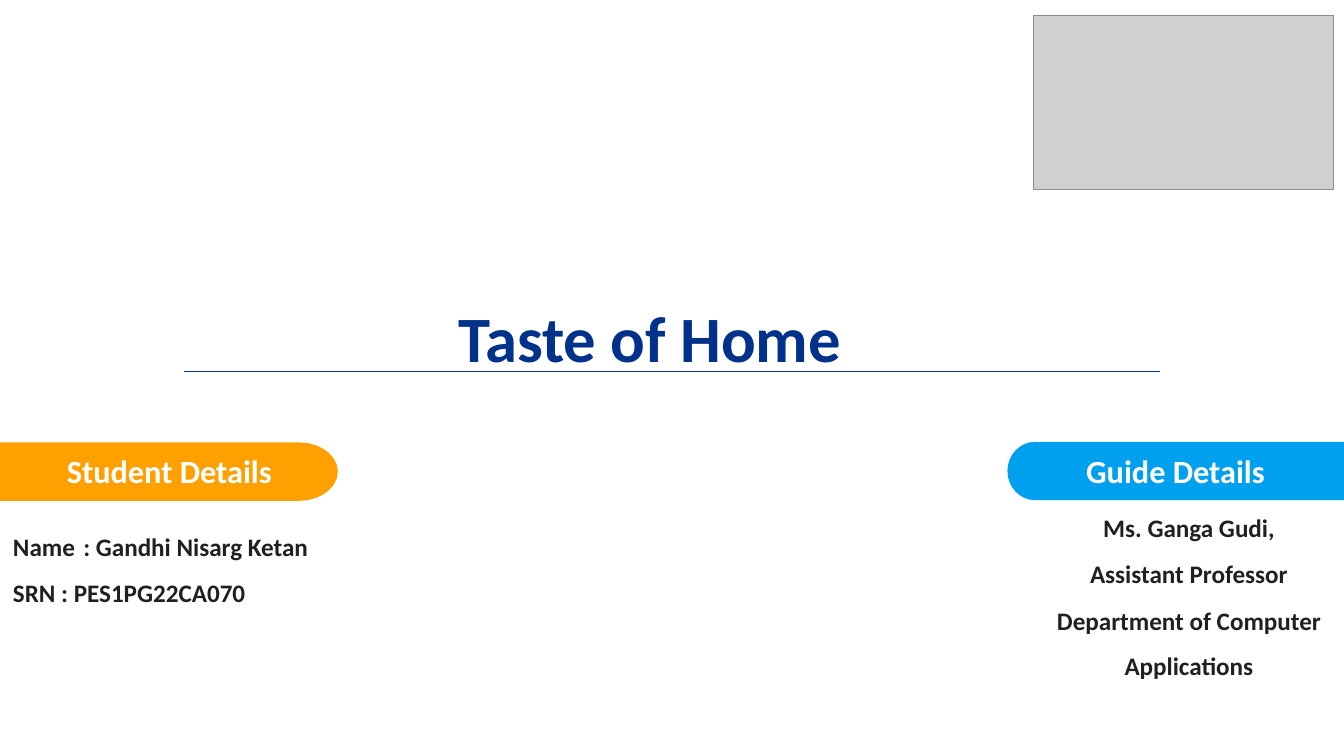
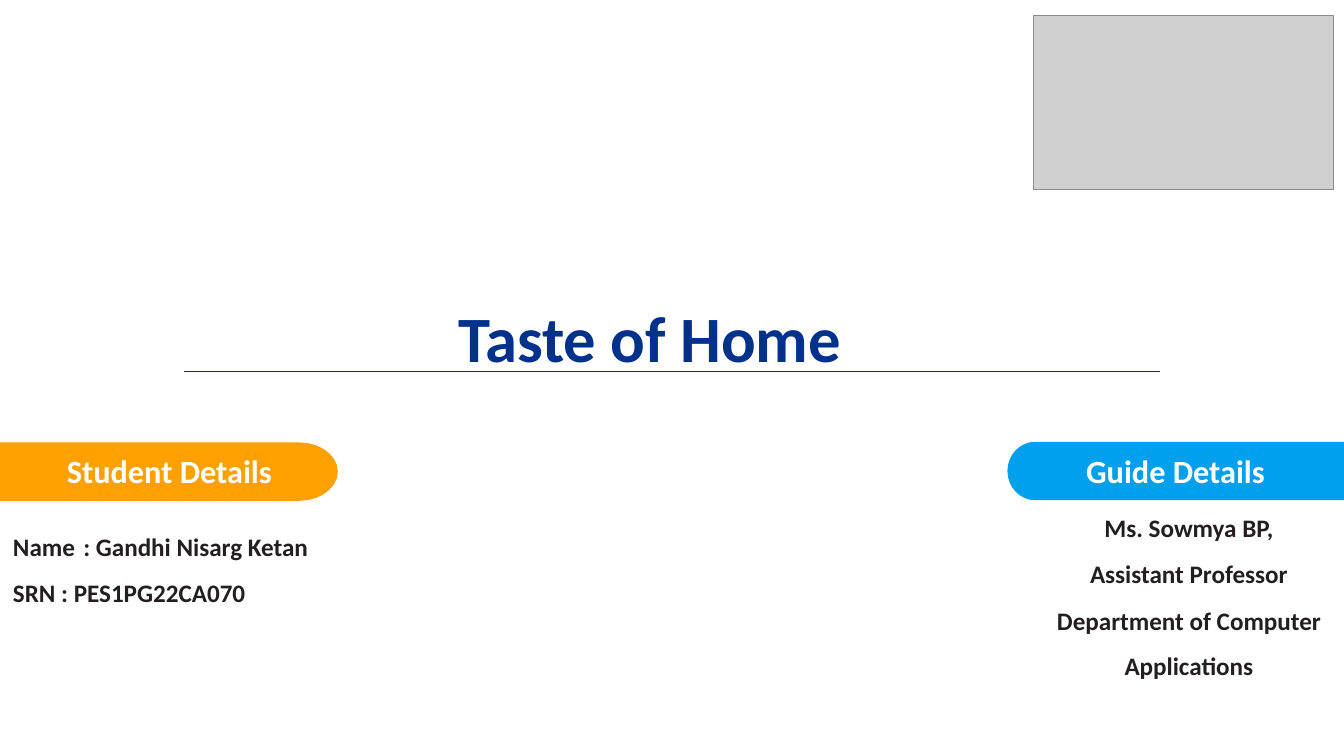
Before and after one commit to nisarggandhi21/Taste-of-Home, a slide deck: slide 1 of Taste-of-Home.pptx. Drawn at 1344x756 pixels with LibreOffice and Linux fonts; fonts in the diff are those of the drawing; grey boxes stand for pictures; background and template pictures are left out. Boxes give left, top, right and bottom in pixels: in the first picture for what was removed or moved away, otherwise in the second. Text is boxed around its words. In the diff, an @@ line names an element or a change of style, - is before the commit and + after.

```diff
--- a/Taste-of-Home.pptx
+++ b/Taste-of-Home.pptx
@@ text at (1104, 520, 1273, 541): text changed @@
-Ms. Ganga Gudi,
+Ms. Sowmya BP,
```
Also in this commit, not shown: 8 slides added, 1 slide removed, 6 other files.
